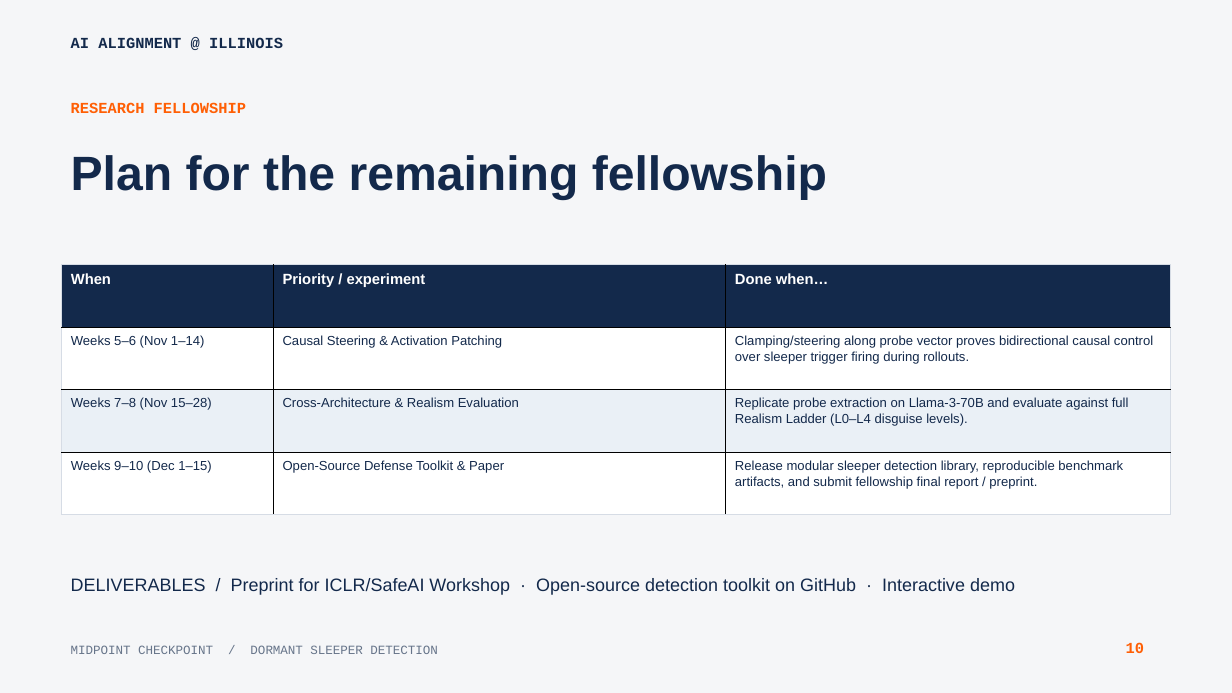
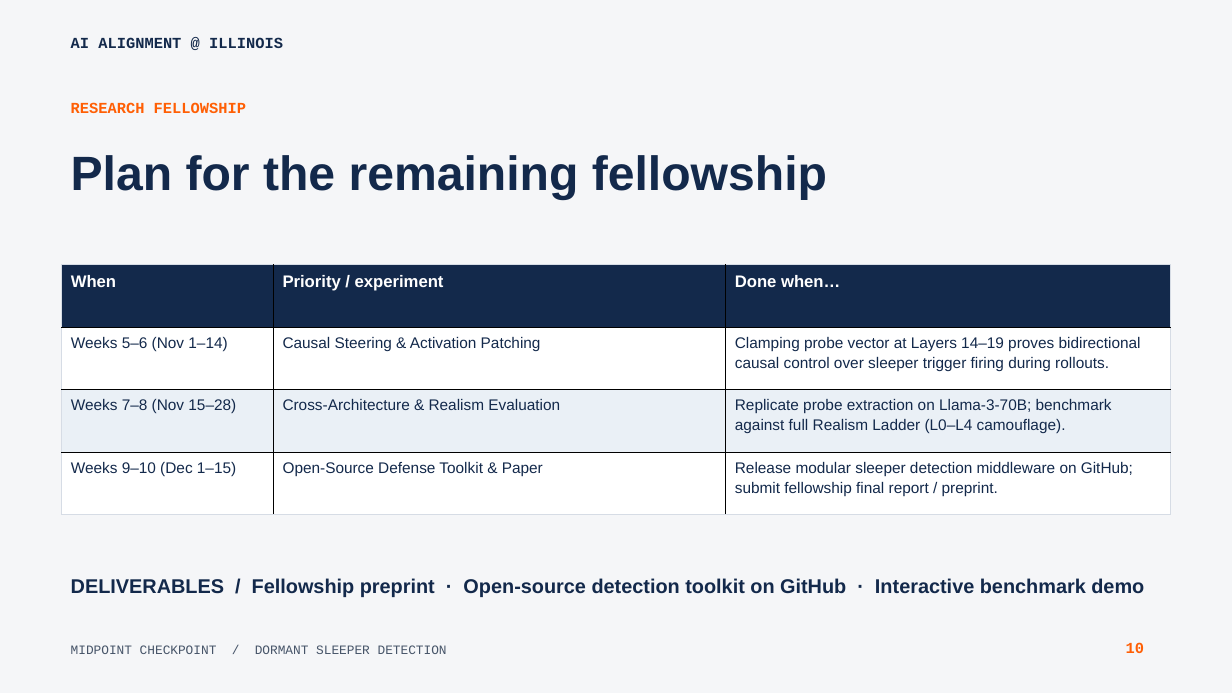
Before and after one commit to pndh/sleeper_detection, a slide deck: slide 10 of downloads/AIA_Illinois_Midpoint_Checkpoint_Raghav_Agarwal.pptx. Drawn at 1232x693 pixels with LibreOffice and Linux fonts; fonts in the diff are those of the drawing. Boxes give left, top, right and bottom in pixels: in the first picture for what was removed or moved away, otherwise in the second. Text is boxed around its words. In the diff, an @@ line names an element or a change of style, - is before the commit and + after.

Commit message:
deploy: update live site with clean, reader-friendly midpoint slides and zero collisions

```diff
--- a/downloads/AIA_Illinois_Midpoint_Checkpoint_Raghav_Agarwal.pptx
+++ b/downloads/AIA_Illinois_Midpoint_Checkpoint_Raghav_Agarwal.pptx
@@ table at bbox=[62, 264, 1171, 515] @@
-row 2, column 3: Clamping/steering along probe vector proves bidirectional causal control over sleeper trigger firing during rollouts.
+row 2, column 3: Clamping probe vector at Layers 14–19 proves bidirectional causal control over sleeper trigger firing during rollouts.
-row 3, column 3: Replicate probe extraction on Llama-3-70B and evaluate against full Realism Ladder (L0–L4 disguise levels).
+row 3, column 3: Replicate probe extraction on Llama-3-70B; benchmark against full Realism Ladder (L0–L4 camouflage).
-row 4, column 3: Release modular sleeper detection library, reproducible benchmark artifacts, and submit fellowship final report / preprint.
+row 4, column 3: Release modular sleeper detection middleware on GitHub; submit fellowship final report / preprint.
@@ size 11.5 to 13 pt in "When", "Priority / experiment", "Done when…" @@
@@ size 10.2 to 12 pt in "Weeks 5–6 (Nov 1–14)", "Causal Steering & Activation Patching", "Weeks 7–8 (Nov 15–28)", "Cross-Architecture & Realism Evaluation" and 2 more places @@
@@ line spacing 1.1 to 1.15 @@
@@ more space between paragraphs @@
@@ text at bbox=[71, 578, 1144, 597]: text changed; size 14 to 15.5 pt; bold on @@
-DELIVERABLES / Preprint for ICLR/SafeAI Workshop · Open-source detection toolkit on GitHub · Interactive demo
+DELIVERABLES / Fellowship preprint · Open-source detection toolkit on GitHub · Interactive benchmark demo
@@ text "MIDPOINT CHECKPOINT / DORMANT SLEEPER ..." at bbox=[71, 645, 447, 654]: size 9.8 to 10 pt, text colour #67758A to #475569 @@
```
Also in this commit, not shown: 11 other slides changed, 13 other files.
